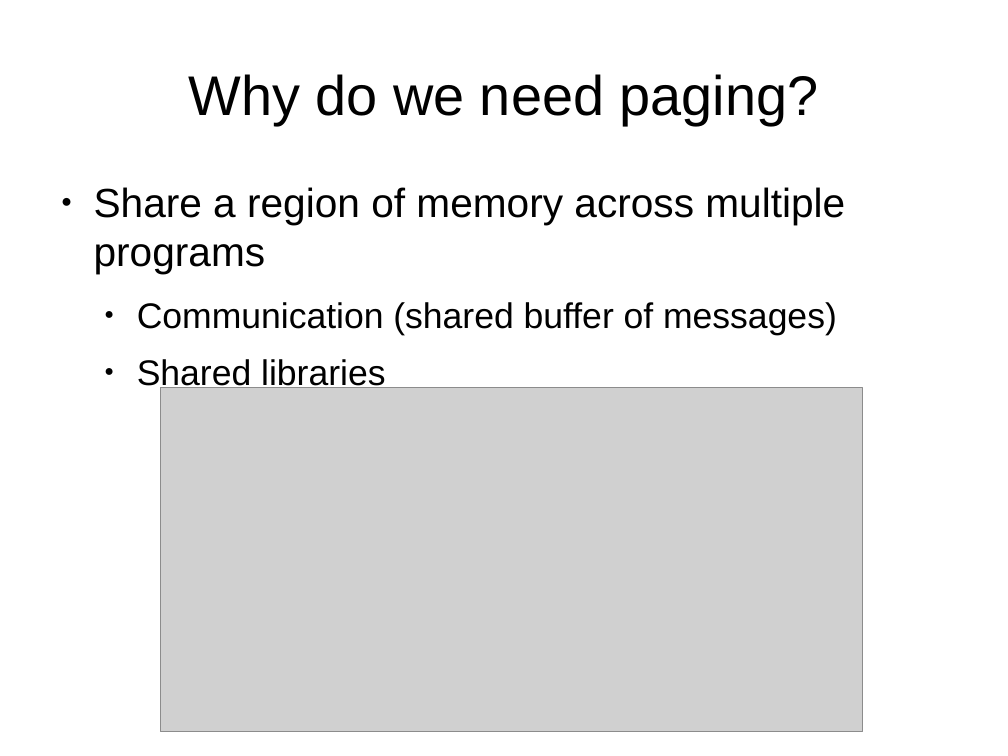
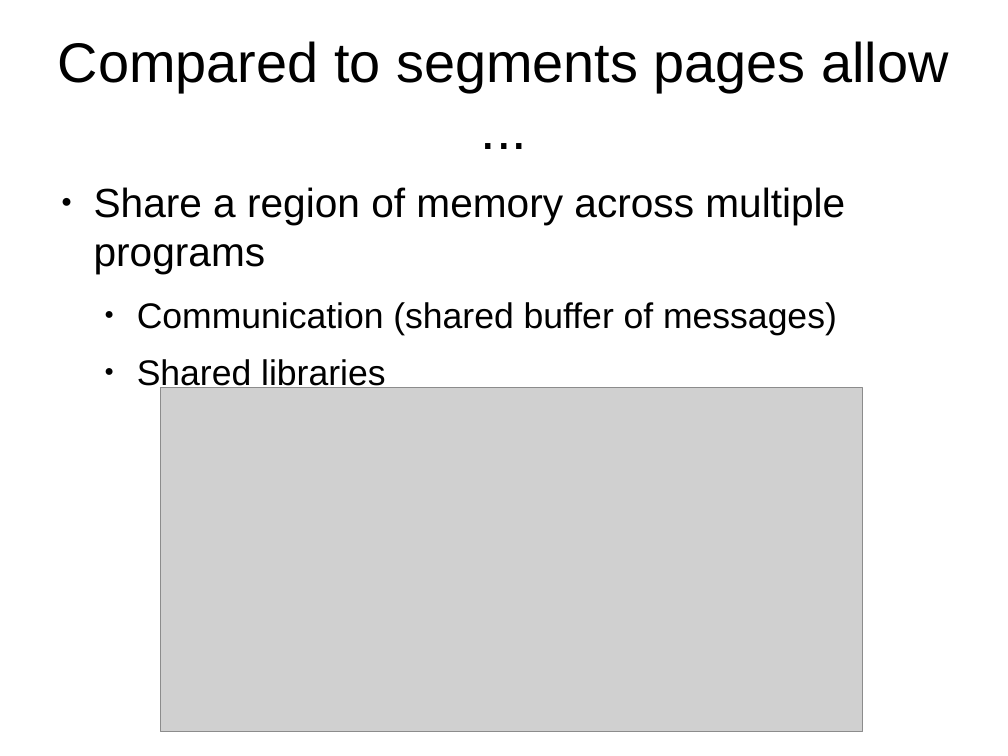
Before and after one commit to antonburtsev/cs5460, a slide deck: slide 37 of lecture06-address-translation-part2/lecture06-address-translation-part2.odp (slide 43 before the commit). Drawn at 1008x756 pixels with LibreOffice and Linux fonts; fonts in the diff are those of the drawing; grey boxes stand for pictures. Boxes give left, top, right and bottom in pixels: in the first picture for what was removed or moved away, otherwise in the second. Text is boxed around its words. In the diff, an @@ line names an element or a change of style, - is before the commit and + after.

Commit message:
Lecture 06 -- Address Translation (Part 2: Paging)

```diff
--- a/lecture06-address-translation-part2/lecture06-address-translation-part2.odp
+++ b/lecture06-address-translation-part2/lecture06-address-translation-part2.odp
@@ title at (58,41,948,92): text changed @@
-Why do we need paging?
+Compared to segments pages allow ...
```
Also in this commit, not shown: 6 other slides changed, 37 slides added, 29 slides removed, 23 other files.
